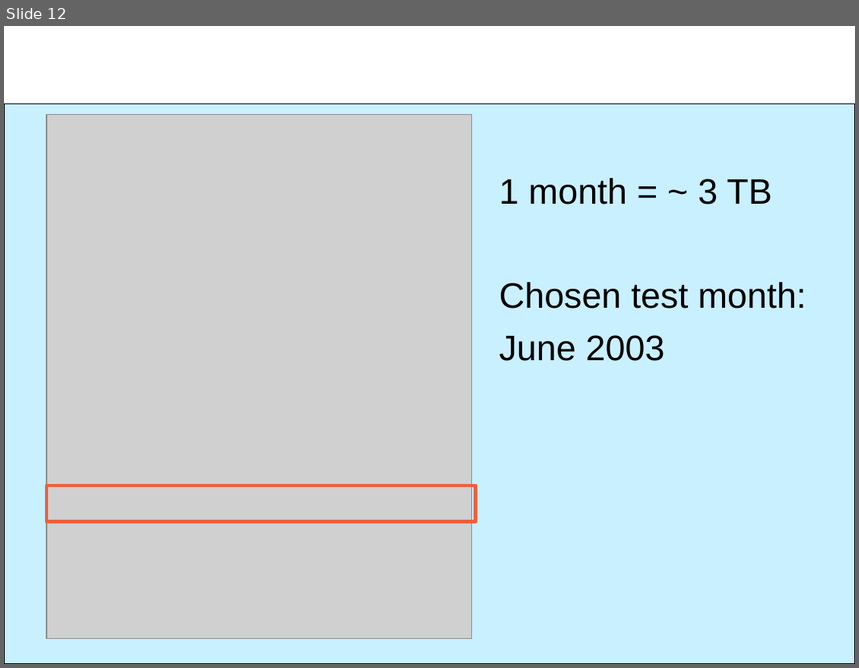
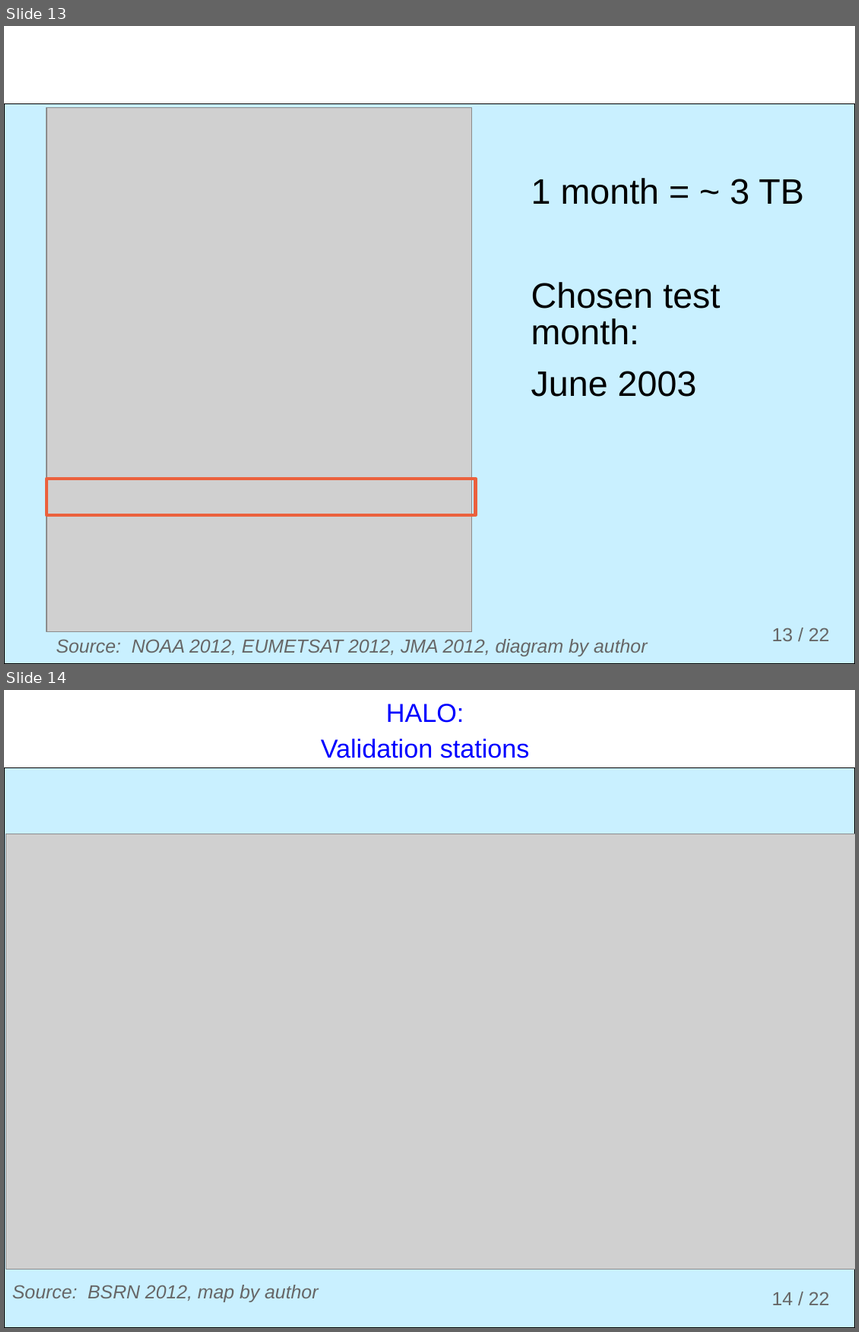
Before and after one commit to ogutu/H.A.L.O., a slide deck: documents/presentations/HALO.odp. Shown one above the other, each under a label of ours: slide 12 before the commit, slides 13 and 14 after it. The pictures are 859x668 and 859x1332 pixels, drawn with LibreOffice and Linux fonts; fonts in the diff are those of the drawing; grey boxes stand for pictures; background and template pictures are left out. Boxes give left, top, right and bottom in pixels: in the first picture for what was removed or moved away, otherwise in the second. Text is boxed around its words. In the diff, an @@ line names an element or a change of style, - is before the commit and + after.

Commit message:
Modify diagrams and upload final HALO presentation

```diff
--- a/documents/presentations/HALO.odp
+++ b/documents/presentations/HALO.odp
@@ slide 14 added at box(4, 690, 855, 1328), background #FFFFFF; not listed: 2 template elements that a slide beside it also shows @@
@@ text added at box(321, 704, 530, 758), 22 pt, text #0000FF @@
+HALO:
+Validation stations
@@ picture added at box(6, 834, 855, 1270) @@
@@ text added at box(12, 1285, 318, 1303), 16 pt, text #666666, italic @@
+Source: BSRN 2012, map by author
@@ what was slide 12 is now slide 13 @@
@@ slide 13 changed as well @@
@@ picture: place and size @@
-picture at box(47, 114, 472, 639)
+picture at box(47, 108, 472, 632)
@@ text "1 month = ~ 3 ..." at box(531, 178, 804, 397): indent changed @@
@@ rectangle: place and size @@
-rectangle at box(47, 486, 475, 522)
+rectangle at box(47, 479, 475, 515)
@@ text added at box(56, 639, 647, 657), 16 pt, text #666666, italic @@
+Source: NOAA 2012, EUMETSAT 2012, JMA 2012, diagram by author
@@ page number added at box(772, 628, 830, 642), 16 pt, text #666666 @@
+13 / 22
```
Also in this commit, not shown: 5 other slides changed, 15 other slides added, 8 slides removed, 2 other files.
